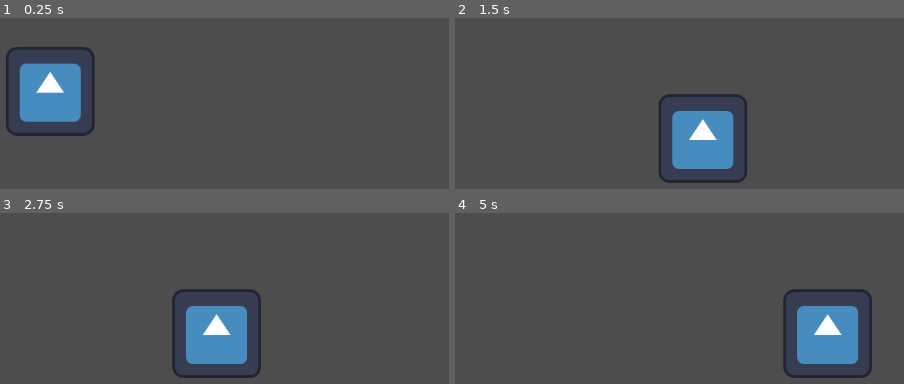
Above: before the commit, frames 1-4 (two rows, left to right).
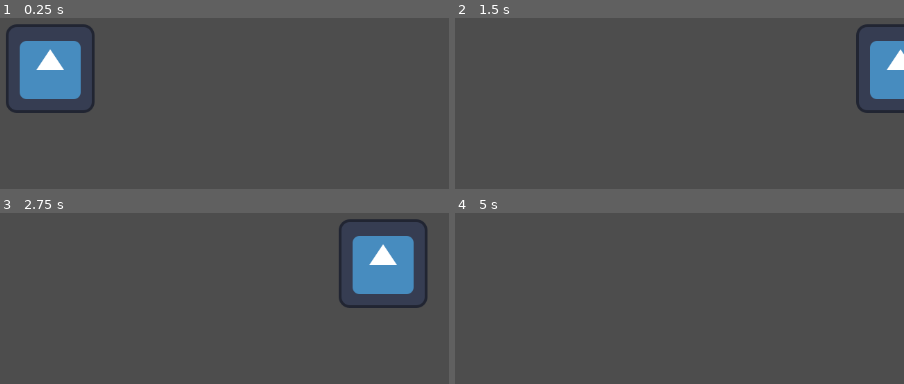
Above: after the commit, the same moments.

Repository: jeranimez/RPGManiaXIV_TreeKeeper
Game: Godot game, scene res://scenes/levels/level.tscn
Two runs of this game, one before a commit and one after it. Both use one fixed random seed, a clock stepped at 60 frames per second and the inputs below. The engine's default icon, where the game draws it, is replaced by a stand-in: a white triangle on a blue panel in a dark square.
Inputs (mouse positions are in pixels of both pictures, inside the frame that each line leads up to):
- Up to frame 1 (0.25 s): no input
- Up to frame 2 (1.5 s): tap Enter (ui_accept) at 0.5, 0.77, 0.8, 1.07, 1.35 s; move the mouse to (679, 50) at 0.52 s; hold Right (ui_right) from 0.53 s (still down); click (679, 50) at 0.6 s; move the mouse to (outside the picture) at 1.27 s
- Up to frame 3 (2.75 s): tap Enter (ui_accept) at 1.52, 1.82, 2.3 s; click (outside the picture) at 1.55 s; move the mouse to (outside the picture) at 2.02 s; release Right (ui_right) at 2.03 s; hold Left (ui_left) from 2.03 s (still down); click (outside the picture) at 2.1 s
- Up to frame 4 (5 s): move the mouse to (463, 358) at 2.77 s; release Left (ui_left) at 2.78 s; hold Right (ui_right) 2.78-4.28 s; click (463, 358) at 2.85 s; tap Enter (ui_accept) at 3.02, 3.32, 3.6, 3.77, 4.07, 4.52, 4.82 s; move the mouse to (742, 336) at 3.52 s; move the mouse to (outside the picture) at 4.27 s; hold Left (ui_left) from 4.28 s (still down); click (outside the picture) at 4.35 s

The runs differ from the first frame. In frame 1, 5.7% of the frame differs, in the area x 1-22%, y 3-70%; in frame 2, 9.1%; in frame 3, 12%, in the area x 38-96%, y 3-97%; in frame 4, 5.9%.

Commit message:
Implemented basic movement
Implemented movement based on key and mouse input.

Diff:
--- a/project.godot
+++ b/project.godot
@@ -14,3 +14,23 @@
 run/main_scene="res://scenes/levels/level.tscn"
 config/features=PackedStringArray("4.0", "Forward Plus")
 config/icon="res://icon.svg"
+
+[input]
+
+left_click={
+"deadzone": 0.5,
+"events": [Object(InputEventMouseButton,"resource_local_to_scene":false,"resource_name":"","device":-1,"window_id":0,"alt_pressed":false,"shift_pressed":false,"ctrl_pressed":false,"meta_pressed":false,"button_mask":0,"position":Vector2(0, 0),"global_position":Vector2(0, 0),"factor":1.0,"button_index":1,"pressed":false,"double_click":false,"script":null)
+]
+}
+left={
+"deadzone": 0.5,
+"events": [Object(InputEventKey,"resource_local_to_scene":false,"resource_name":"","device":-1,"window_id":0,"alt_pressed":false,"shift_pressed":false,"ctrl_pressed":false,"meta_pressed":false,"pressed":false,"keycode":0,"physical_keycode":65,"key_label":0,"unicode":97,"echo":false,"script":null)
+, Object(InputEventKey,"resource_local_to_scene":false,"resource_name":"","device":-1,"window_id":0,"alt_pressed":false,"shift_pressed":false,"ctrl_pressed":false,"meta_pressed":false,"pressed":false,"keycode":0,"physical_keycode":4194319,"key_label":0,"unicode":0,"echo":false,"script":null)
+]
+}
+right={
+"deadzone": 0.5,
+"events": [Object(InputEventKey,"resource_local_to_scene":false,"resource_name":"","device":-1,"window_id":0,"alt_pressed":false,"shift_pressed":false,"ctrl_pressed":false,"meta_pressed":false,"pressed":false,"keycode":0,"physical_keycode":68,"key_label":0,"unicode":100,"echo":false,"script":null)
+, Object(InputEventKey,"resource_local_to_scene":false,"resource_name":"","device":-1,"window_id":0,"alt_pressed":false,"shift_pressed":false,"ctrl_pressed":false,"meta_pressed":false,"pressed":false,"keycode":0,"physical_keycode":4194321,"key_label":0,"unicode":0,"echo":false,"script":null)
+]
+}
--- a/scenes/levels/level.tscn
+++ b/scenes/levels/level.tscn
@@ -13,6 +13,7 @@
 position = Vector2(576, 324)
 
 [node name="StaticBody2D" type="StaticBody2D" parent="."]
+visible = false
 position = Vector2(570, 479)
 
 [node name="CollisionShape2D" type="CollisionShape2D" parent="StaticBody2D"]
--- /dev/null
+++ b/scenes/player_menu.tscn
@@ -0,0 +1,18 @@
+[gd_scene format=3 uid="uid://bux11d4gwmmbx"]
+
+[node name="player_menu" type="Node2D"]
+
+[node name="Panel" type="Panel" parent="."]
+anchors_preset = 8
+anchor_left = 0.5
+anchor_top = 0.5
+anchor_right = 0.5
+anchor_bottom = 0.5
+offset_left = -391.0
+offset_top = -83.0
+offset_right = 391.0
+offset_bottom = 83.0
+grow_horizontal = 2
+grow_vertical = 2
+
+[node name="Node" type="Node" parent="."]
--- a/scripts/player.gd
+++ b/scripts/player.gd
@@ -1,28 +1,30 @@
 extends CharacterBody2D
 
 
-const SPEED = 300.0
-const JUMP_VELOCITY = -400.0
+const SPEED = 10.0
+var click_position = position
 
-# Get the gravity from the project settings to be synced with RigidBody nodes.
-var gravity = ProjectSettings.get_setting("physics/2d/default_gravity")
 
 
 func _physics_process(delta):
-	# Add the gravity.
-	if not is_on_floor():
-		velocity.y += gravity * delta
-
-	# Handle Jump.
-	#if Input.is_action_just_pressed("ui_accept") and is_on_floor():
-	#	velocity.y = JUMP_VELOCITY
-
 	# Get the input direction and handle the movement/deceleration.
 	# As good practice, you should replace UI actions with custom gameplay actions.
-	var direction = Input.get_axis("ui_left", "ui_right")
-	if direction:
-		velocity.x = direction * SPEED
+
+	if Input.is_action_just_pressed("left_click"):
+		click_position = get_global_mouse_position()
+
+	if Input.is_action_pressed("left"):
+		click_position = position
+		position.x -= SPEED
+	elif Input.is_action_pressed("right"):
+		click_position = position
+		position.x += SPEED
 	else:
-		velocity.x = move_toward(velocity.x, 0, SPEED)
+		if click_position.x == 0:
+			click_position = position
+		if position.x < click_position.x - 10:
+			position.x += SPEED
+		elif position.x > click_position.x + 10:
+			position.x -= SPEED
 
 	move_and_slide()
--- a/scripts/save_game.gd
+++ b/scripts/save_game.gd
@@ -4,10 +4,11 @@
 var config = ConfigFile.new()
 
 #saves information pertaining to current progress
-func save(level, stats, inventory):
+func save(level, stats, inventory, dialogue):
 	config.set_value("level","current",level)
 	config.set_value("stats","current",stats)
 	config.set_value("inventory","current",inventory)
+	config.set_value("dialogue","current",dialogue)
 	config.save("res://scenes/savegame.cfg")
 
 #on continue, recovers save information from savegame file
--- /dev/null
+++ b/scripts/savegame.cfg
@@ -0,0 +1,17 @@
+[level]
+
+current = "res://scenes/levels/intro.tscn"
+
+[stats]
+
+current = []
+
+[inventory]
+
+current = []
+book = 1
+
+[dialogue]
+
+current = []
+1 = [1,""]
